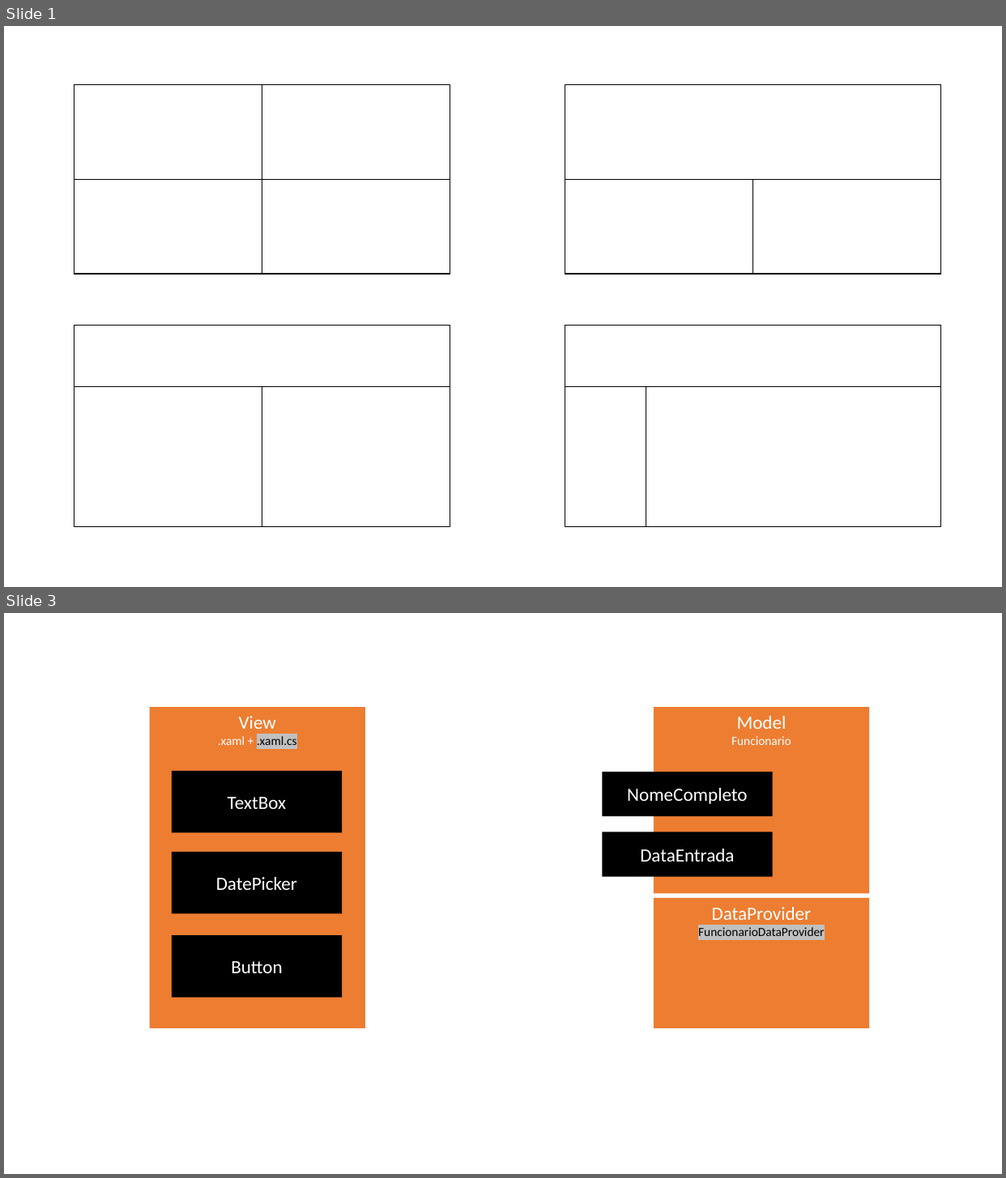
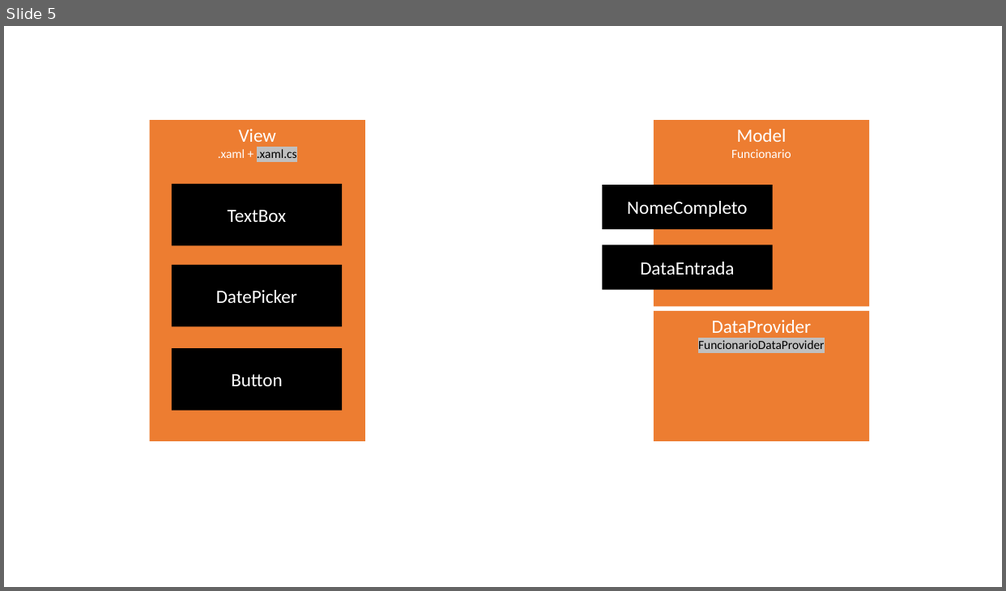
Before and after one commit to thigosilva/gestao_funcionarios_atividade, a slide deck: edu/prototipos/presentation.pptx. Shown one above the other, each under a label of ours: slides 1 and 3 before the commit, slide 5 after it; the slides between them are not shown. The pictures are 1006x1178 and 1006x591 pixels, drawn with LibreOffice and Linux fonts; fonts in the diff are those of the drawing. Boxes give left, top, right and bottom in pixels: in the first picture for what was removed or moved away, otherwise in the second. Text is boxed around its words. In the diff, an @@ line names an element or a change of style, - is before the commit and + after.

```diff
--- a/edu/prototipos/presentation.pptx
+++ b/edu/prototipos/presentation.pptx
@@ slide 1 removed at (4,26,1002,587), background #FFFFFF @@
@@ table removed at (74,85,450,274), 2 rows, 2 columns @@
- | 
- | 
@@ table removed at (565,85,941,274), 2 rows, 2 columns @@
- | 
- | 
@@ table removed at (74,326,450,527), 2 rows, 2 columns @@
- | 
- | 
@@ table removed at (565,326,941,527), 2 rows, 2 columns @@
- | 
- | 
@@ what was slide 3 is now slide 5 @@
```
Also in this commit, not shown: 4 slides added, 1 other slide removed, 10 other files.
